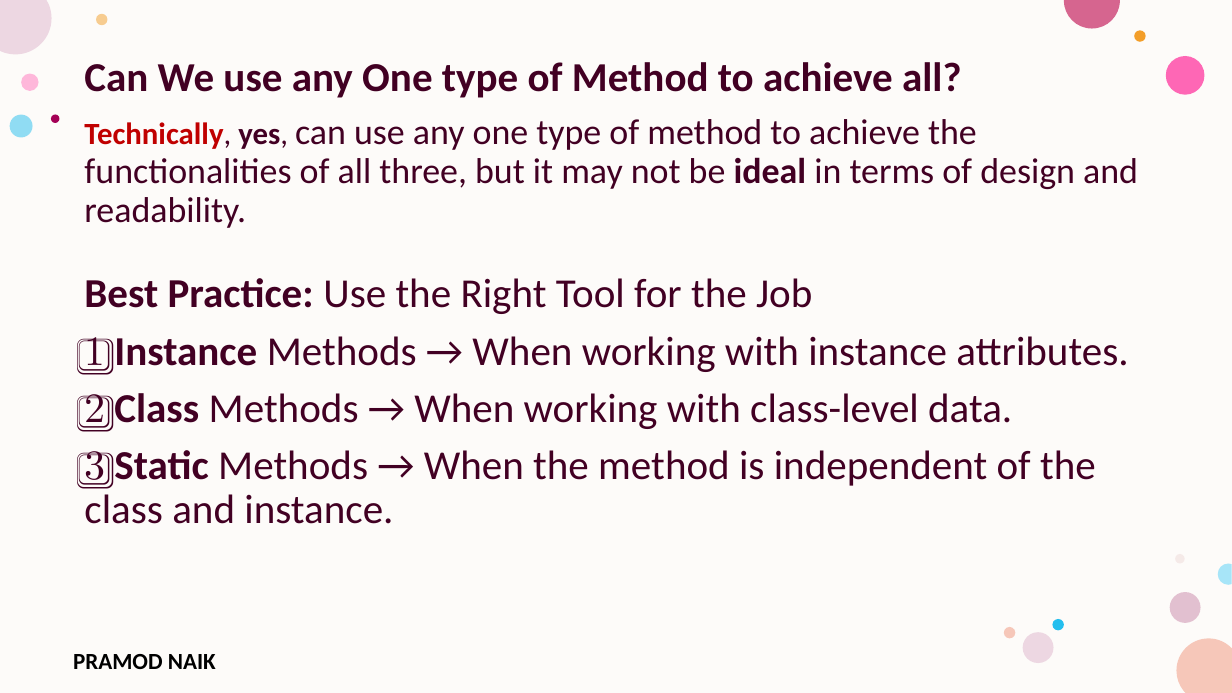
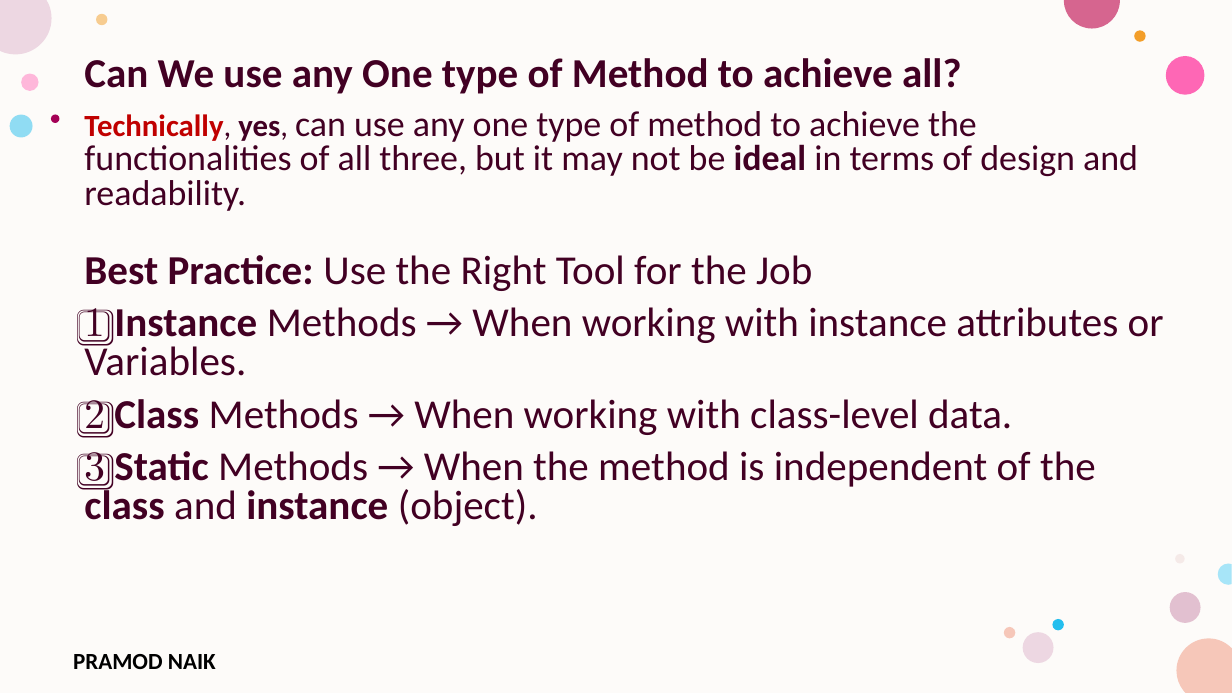
Before and after one commit to PRAMODNAIK-DEV/Backend-Dev-using-Python-FastAPI, a slide deck: slide 14 of Python Fundamentals/Collections and Classes.pptx. Drawn at 1232x693 pixels with LibreOffice and Linux fonts; fonts in the diff are those of the drawing; background and template pictures are left out. Boxes give left, top, right and bottom in pixels: in the first picture for what was removed or moved away, otherwise in the second. Text is boxed around its words. In the diff, an @@ line names an element or a change of style, - is before the commit and + after.

```diff
--- a/Python Fundamentals/Collections and Classes.pptx
+++ b/Python Fundamentals/Collections and Classes.pptx
@@ text at (x1=84, y1=58, x2=1138, y2=438): line spacing 0.9 to 0.8 @@
@@ text at (x1=84, y1=307, x2=1164, y2=376): text changed @@
-1️⃣ Instance Methods → When working with instance attributes.
+1️⃣ Instance Methods → When working with instance attributes or Variables.
@@ text at (x1=84, y1=451, x2=1096, y2=526): text changed @@
-3️⃣ Static Methods → When the method is independent of the class and instance.
+3️⃣ Static Methods → When the method is independent of the class and instance (object).
```
Also in this commit, not shown: 12 other slides changed, 10 slides added, 3 other files.
